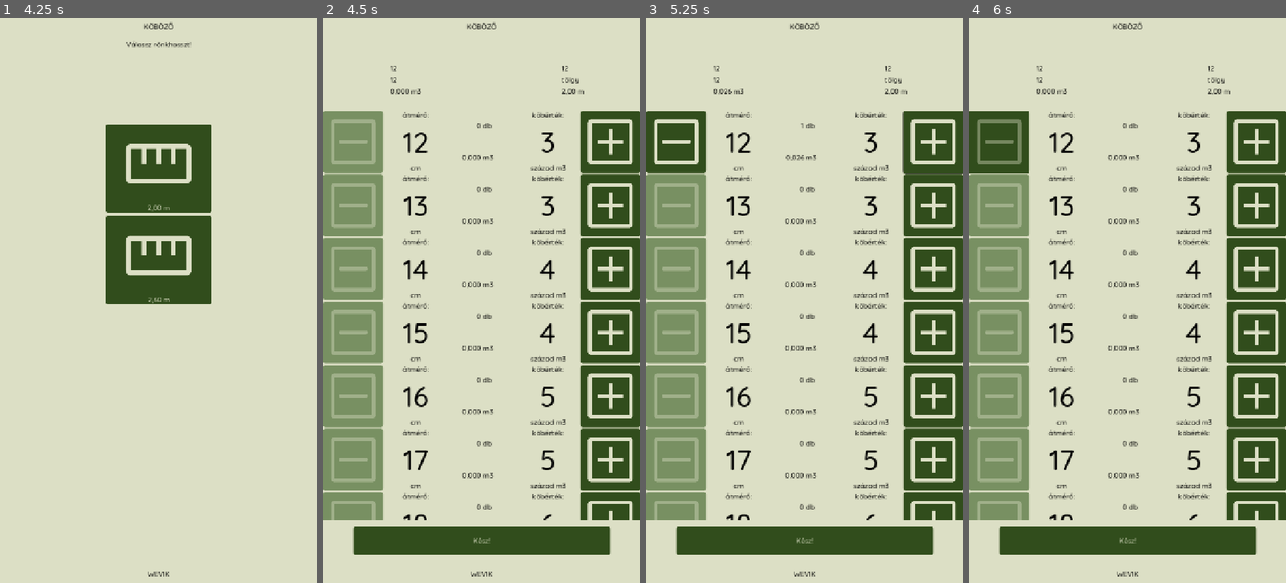
Above: before the commit, frames 1-4 (left to right).
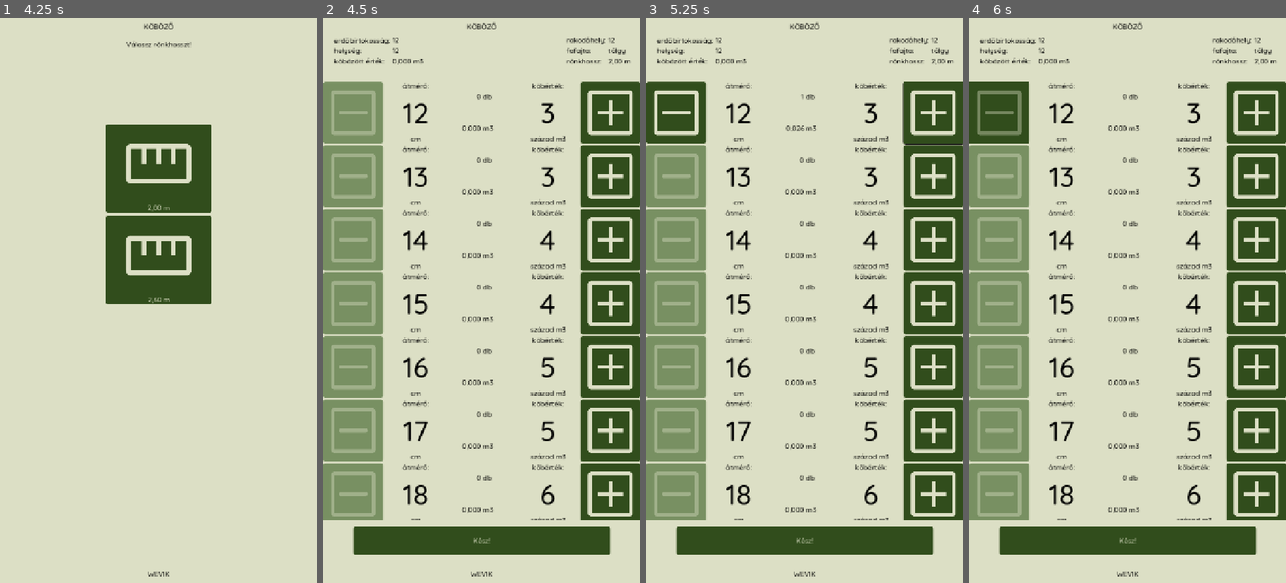
Above: after the commit, the same moments.

Repository: rolika/kob_g
Game: Godot game, scene res://main.tscn
Two runs of this game, one before a commit and one after it. Both use one fixed random seed, a clock stepped at 60 frames per second and the inputs below.
Inputs (mouse positions are in pixels of both pictures, inside the frame that each line leads up to; where the layout moved, square brackets give the same spot in the first picture):
- Up to frame 1 (4.25 s): click "Új köbözés indítása" at 0.5 s; click (155, 131) at 1.27 s; type "12" at 1.35 s; click (155, 187) at 1.5 s; type "12" at 1.58 s; click (155, 244) at 1.73 s; type "12" at 1.82 s; click (155, 300) at 2.02 s; type "WEVIK" at 2.1 s; click "Tovább" at 2.75 s; click "tölgy" at 3.5 s
- Up to frame 2 (4.5 s): click "2,00 m" at 4.25 s
- Up to frame 3 (5.25 s): click (934, 142) at 5.02 s
- Up to frame 4 (6 s): click (997, 114) [997, 142] at 5.75 s

Frame 1 is identical in both runs. In frame 2, 17% of the frame differs, in the area x 0-100%, y 3-89%; in frame 3, 18%; in frame 4, 18%.

Commit message:
show pile head in workspace

Diff:
--- a/scenes/cube_workspace.tscn
+++ b/scenes/cube_workspace.tscn
@@ -1,7 +1,7 @@
 [gd_scene load_steps=3 format=3 uid="uid://b8e3b2r17ogg0"]
 
 [ext_resource type="Script" uid="uid://bwyej8yrj8a3m" path="res://scripts/cube_workspace.gd" id="1_bvljy"]
-[ext_resource type="PackedScene" uid="uid://drc40bs66ebjm" path="res://scenes/pile_card.tscn" id="2_bvljy"]
+[ext_resource type="PackedScene" uid="uid://cf1065x07egsy" path="res://scenes/pile_head.tscn" id="2_bvljy"]
 
 [node name="CubeWorkspace" type="Node2D"]
 script = ExtResource("1_bvljy")
@@ -14,15 +14,13 @@
 horizontal_alignment = 1
 vertical_alignment = 1
 
-[node name="PileCard" parent="." instance=ExtResource("2_bvljy")]
-offset_left = 152.0
-offset_top = 56.0
-offset_right = 152.0
-offset_bottom = 56.0
+[node name="PileHead" parent="." instance=ExtResource("2_bvljy")]
+offset_top = 40.0
+offset_bottom = 80.0
 
 [node name="ScrollContainer" type="ScrollContainer" parent="."]
 custom_minimum_size = Vector2(720, 800)
-offset_top = 210.0
+offset_top = 144.0
 offset_right = 720.0
 offset_bottom = 1136.0
 horizontal_scroll_mode = 0
